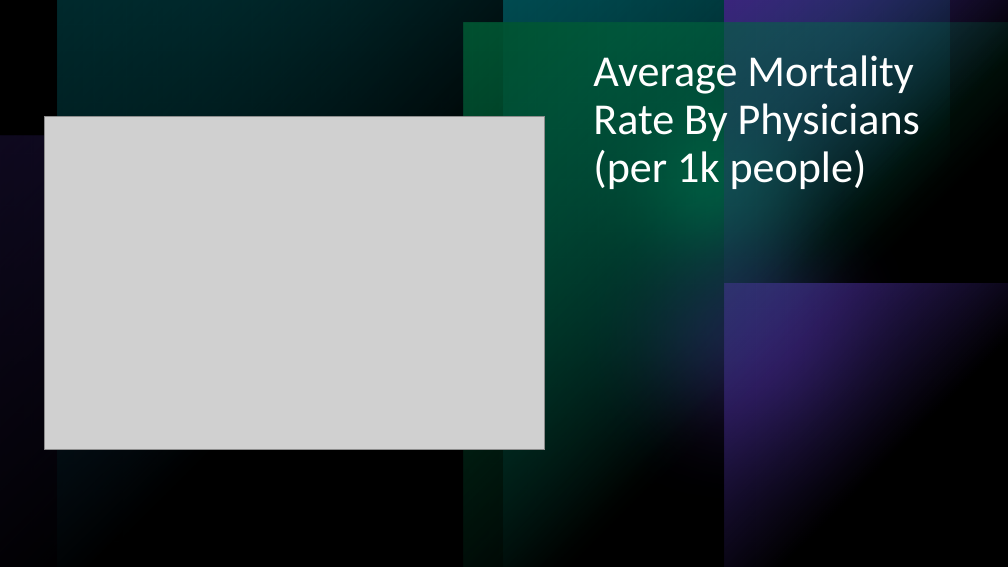
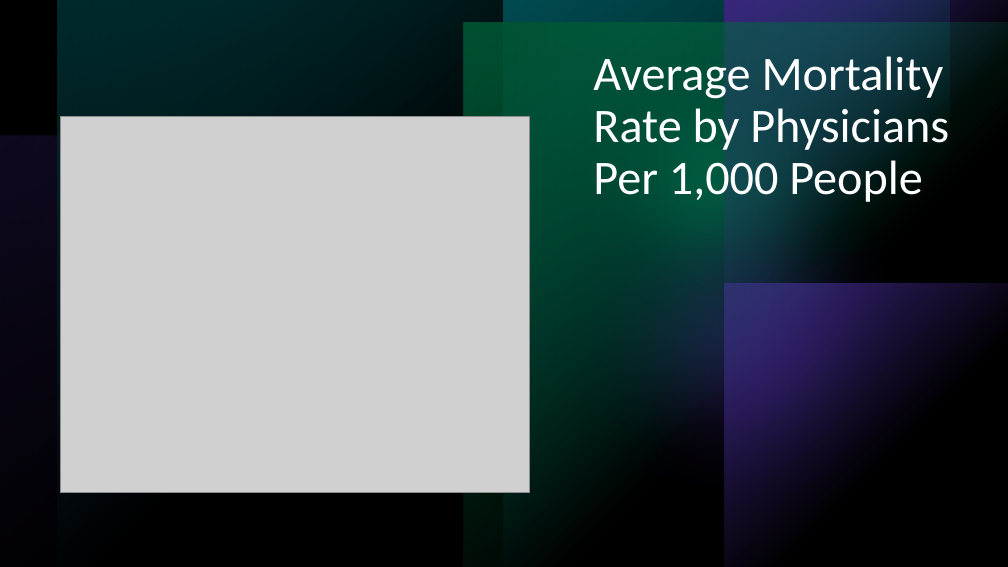
Before and after one commit to ralphy32/project_1, a slide deck: slide 18 of Project 1.pptx (slide 13 before the commit). Drawn at 1008x567 pixels with LibreOffice and Linux fonts; fonts in the diff are those of the drawing; grey boxes stand for pictures. Boxes give left, top, right and bottom in pixels: in the first picture for what was removed or moved away, otherwise in the second. Text is boxed around its words. In the diff, an @@ line names an element or a change of style, - is before the commit and + after.

Commit message:
Final presentation

```diff
--- a/Project 1.pptx
+++ b/Project 1.pptx
@@ title at <box>593,56,949,207</box>: text changed; size 42 to 45.9 pt @@
-Average Mortality Rate By Physicians (per 1k people)
+Average Mortality Rate by Physicians Per 1,000 People
@@ picture: place and size @@
-picture at <box>45,116,545,450</box>
+picture at <box>60,116,529,493</box>
```
Also in this commit, not shown: 11 other slides changed, 12 slides added, 4 slides removed.
